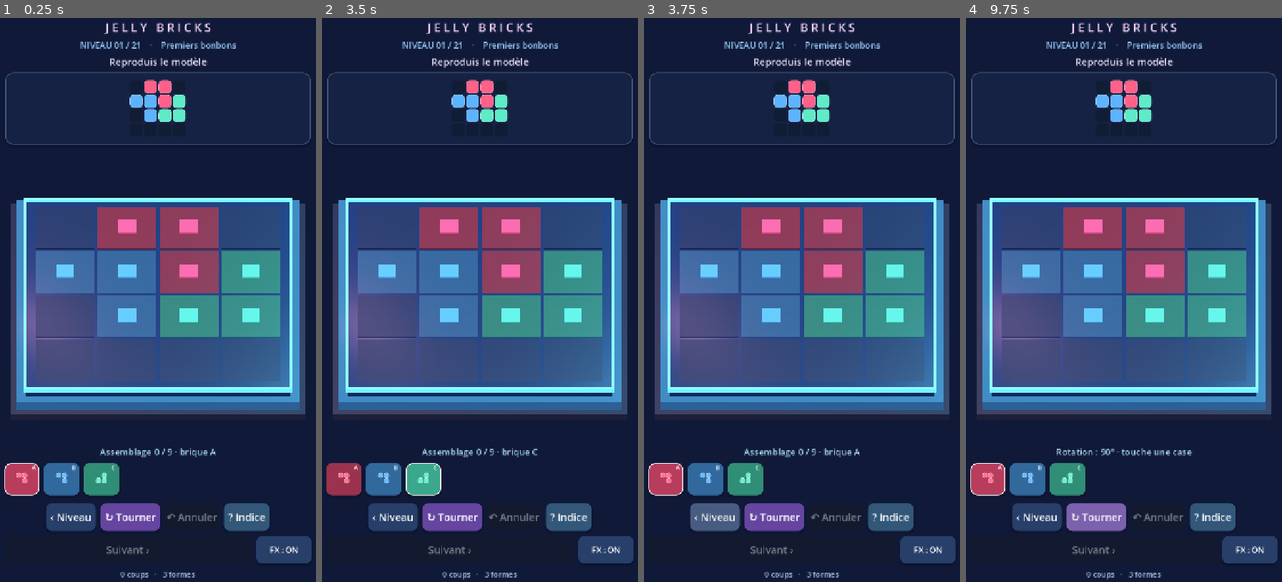
Above: before the commit, frames 1-4 (left to right).
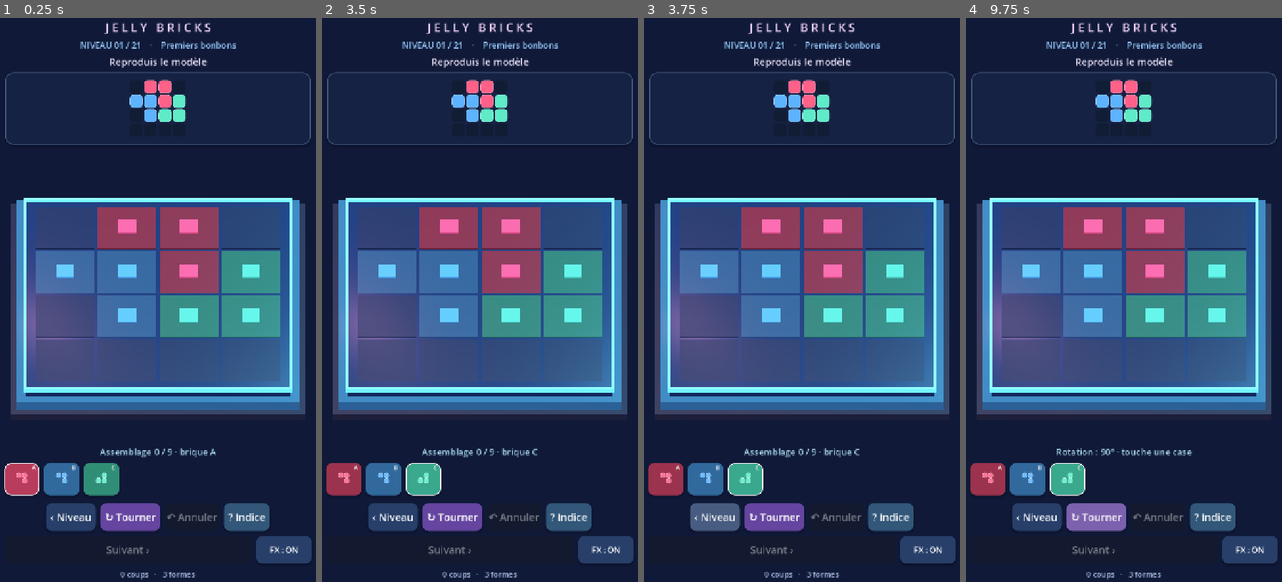
Above: after the commit, the same moments.

Repository: dbrckk/Jelly-bricks
Game: Godot game, scene res://scenes/main.tscn
Two runs of this game, one before a commit and one after it. Both use one fixed random seed, a clock stepped at 60 frames per second and the inputs below.
Inputs (mouse positions are in pixels of both pictures, inside the frame that each line leads up to):
- Up to frame 1 (0.25 s): no input
- Up to frame 2 (3.5 s): click "↻ Tourner" at 0.5 s; click (344, 480) at 1.27 s; click (385, 480) at 2.02 s; click (423, 480) at 2.77 s
- Up to frame 3 (3.75 s): click "‹ Niveau" at 3.5 s
- Up to frame 4 (9.75 s): click "? Indice" at 4.25 s; click "FX : ON" at 5 s; click "FX : OFF" at 5.75 s; click (988, 480) at 6.52 s; click (1029, 480) at 7.27 s; click (1067, 480) at 8.02 s; click "‹ Niveau" at 8.75 s; click "↻ Tourner" at 9.5 s

Frames 1-2 are identical in both runs. In frame 3, 1.2% of the frame differs, in the area x 1-69%, y 76-85%; in frame 4, 1.2%.

Commit message:
feat(native): transactional save backups and independent resumable sessions for every level

Diff:
--- a/native-godot/scripts/game_root.gd
+++ b/native-godot/scripts/game_root.gd
@@ -12,6 +12,8 @@
 const GEL_MESH = preload("res://scripts/gel_mesh.gd")
 const CANDY_AUDIO = preload("res://scripts/candy_audio.gd")
 const SAVE_FILE := "user://jelly-native-progress.json"
+const BACKUP_SAVE_FILE := SAVE_FILE + ".bak"
+const TEMP_SAVE_FILE := SAVE_FILE + ".tmp"
 
 var levels: Array = []
 var current_level: int = 0
@@ -58,6 +60,7 @@
 var preview_target: Vector3 = Vector3.ZERO
 var win_tween: Tween
 var resume_session: Dictionary = {}
+var saved_sessions: Dictionary = {}
 
 func _ready() -> void:
     _read_levels()
@@ -310,32 +313,82 @@
     moves_label = _label("0 mouvement", 17, Color("#a4b8dc"))
     bottom.add_child(moves_label)
 
+## Read a syntactically complete save. If a write was interrupted, fall
+## back to the previous valid backup instead of resetting all progress.
+func _read_progress_data() -> Dictionary:
+    for path in [SAVE_FILE, BACKUP_SAVE_FILE]:
+        if not FileAccess.file_exists(path):
+            continue
+        var decoded: Variant = JSON.parse_string(FileAccess.get_file_as_string(path))
+        if decoded is Dictionary and decoded.get("unlocked", null) is float \
+                or decoded is Dictionary and decoded.get("unlocked", null) is int:
+            return decoded
+    return {}
+
 func _load_progress() -> void:
-    if not FileAccess.file_exists(SAVE_FILE):
-        return
-    var data = JSON.parse_string(FileAccess.get_file_as_string(SAVE_FILE))
-    if data is Dictionary:
-        unlocked = clampi(int(data.get("unlocked", 0)), 0, max(0, levels.size() - 1))
-        current_level = clampi(int(data.get("level", 0)), 0, unlocked)
-        feedback_enabled = bool(data.get("feedback_enabled", true))
-        if data.get("session", {}) is Dictionary:
-            resume_session = data.get("session", {})
+    var data: Dictionary = _read_progress_data()
+    if data.is_empty():
+        return
+    unlocked = clampi(int(data.get("unlocked", 0)), 0, max(0, levels.size() - 1))
+    current_level = clampi(int(data.get("level", 0)), 0, unlocked)
+    feedback_enabled = bool(data.get("feedback_enabled", true))
+    var raw_sessions: Variant = data.get("sessions", {})
+    if raw_sessions is Dictionary:
+        for level_key in raw_sessions:
+            var key: String = String(level_key)
+            if key.is_valid_int() and int(key) >= 0 \
+                    and int(key) < levels.size() and raw_sessions[level_key] is Dictionary:
+                saved_sessions[key] = raw_sessions[level_key]
+    # Compatibility with v0.9.7: it contained only one active session.
+    if saved_sessions.is_empty() and data.get("session", {}) is Dictionary:
+        saved_sessions[str(current_level)] = data["session"]
+    resume_session = saved_sessions.get(str(current_level), {})
+
+func _session_snapshot() -> Dictionary:
+    return {
+        "level": current_level,
+        "placements": placements.duplicate(true),
+        "undo_history": undo_history.duplicate(true),
+        "selected_id": selected_id,
+        "selected_turns": selected_turns,
+        "moves": moves
+    }
 
 func _save_progress() -> void:
-    var f := FileAccess.open(SAVE_FILE, FileAccess.WRITE)
-    if f:
-        f.store_string(JSON.stringify({
-            "unlocked": unlocked, "level": current_level,
-            "feedback_enabled": feedback_enabled,
-            "session": {
-                "level": current_level,
-                "placements": placements,
-                "undo_history": undo_history,
-                "selected_id": selected_id,
-                "selected_turns": selected_turns,
-                "moves": moves
-            }
-        }))
+    if levels.is_empty():
+        return
+    var session: Dictionary = _session_snapshot()
+    saved_sessions[str(current_level)] = session
+    var data := {
+        "format": 2,
+        "unlocked": unlocked,
+        "level": current_level,
+        "feedback_enabled": feedback_enabled,
+        "session": session, # old app compatibility
+        "sessions": saved_sessions
+    }
+    # Write and flush first. An interrupted write never truncates the real
+    # save; rename replaces it only when the new JSON is complete.
+    var file := FileAccess.open(TEMP_SAVE_FILE, FileAccess.WRITE)
+    if file == null:
+        push_warning("Unable to write Jelly Bricks save staging file")
+        return
+    file.store_string(JSON.stringify(data))
+    file.flush()
+    file.close()
+    # Keep only a structurally valid previous generation as a backup.
+    if FileAccess.file_exists(SAVE_FILE):
+        var previous: Variant = JSON.parse_string(
+            FileAccess.get_file_as_string(SAVE_FILE))
+        if previous is Dictionary and previous.has("unlocked"):
+            var backup_error: Error = DirAccess.copy_absolute(
+                SAVE_FILE, BACKUP_SAVE_FILE)
+            if backup_error != OK:
+                push_warning("Unable to refresh Jelly Bricks progress backup")
+    var swap_error: Error = DirAccess.rename_absolute(
+        TEMP_SAVE_FILE, SAVE_FILE)
+    if swap_error != OK:
+        push_error("Unable to commit Jelly Bricks progress: " + str(swap_error))
 
 ## Saved sessions never bypass the puzzle geometry or alter the board until
 ## every piece and undo entry has passed the same bounds/collision validation.
@@ -417,6 +470,8 @@
 func _open_level(index: int, resume: bool = false) -> void:
     if levels.is_empty():
         return
+    if not pieces.is_empty() and index != current_level:
+        _save_progress()
     current_level = clampi(index, 0, min(unlocked, levels.size() - 1))
     var level: Dictionary = levels[current_level]
     size = int(level["size"])
@@ -469,7 +524,8 @@
         current_level + 1, levels.size(), String(level["name"])]
     _draw_reference()
     _build_stage()
-    if resume:
+    if resume or saved_sessions.has(str(current_level)):
+        resume_session = saved_sessions.get(str(current_level), resume_session)
         _restore_session()
     _draw_tray()
     _refresh_text()
@@ -856,6 +912,7 @@
     if preview_cell.x >= 0:
         _draw_preview(preview_cell)
     _save_progress()
+    _save_progress()
 
 func _rotate_piece() -> void:
     if completed or selected_id.is_empty():
@@ -865,6 +922,7 @@
     if preview_cell.x >= 0:
         _draw_preview(preview_cell)
     status_label.text = "Rotation : %d° · touche une case" % (selected_turns * 90)
+    _save_progress()
     _save_progress()
 
 func _undo() -> void:
